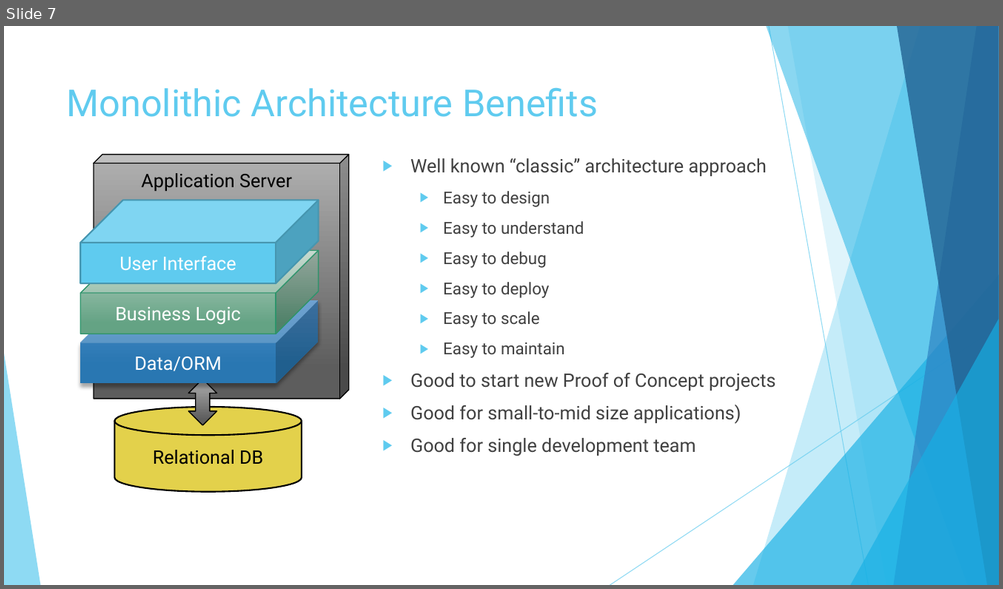
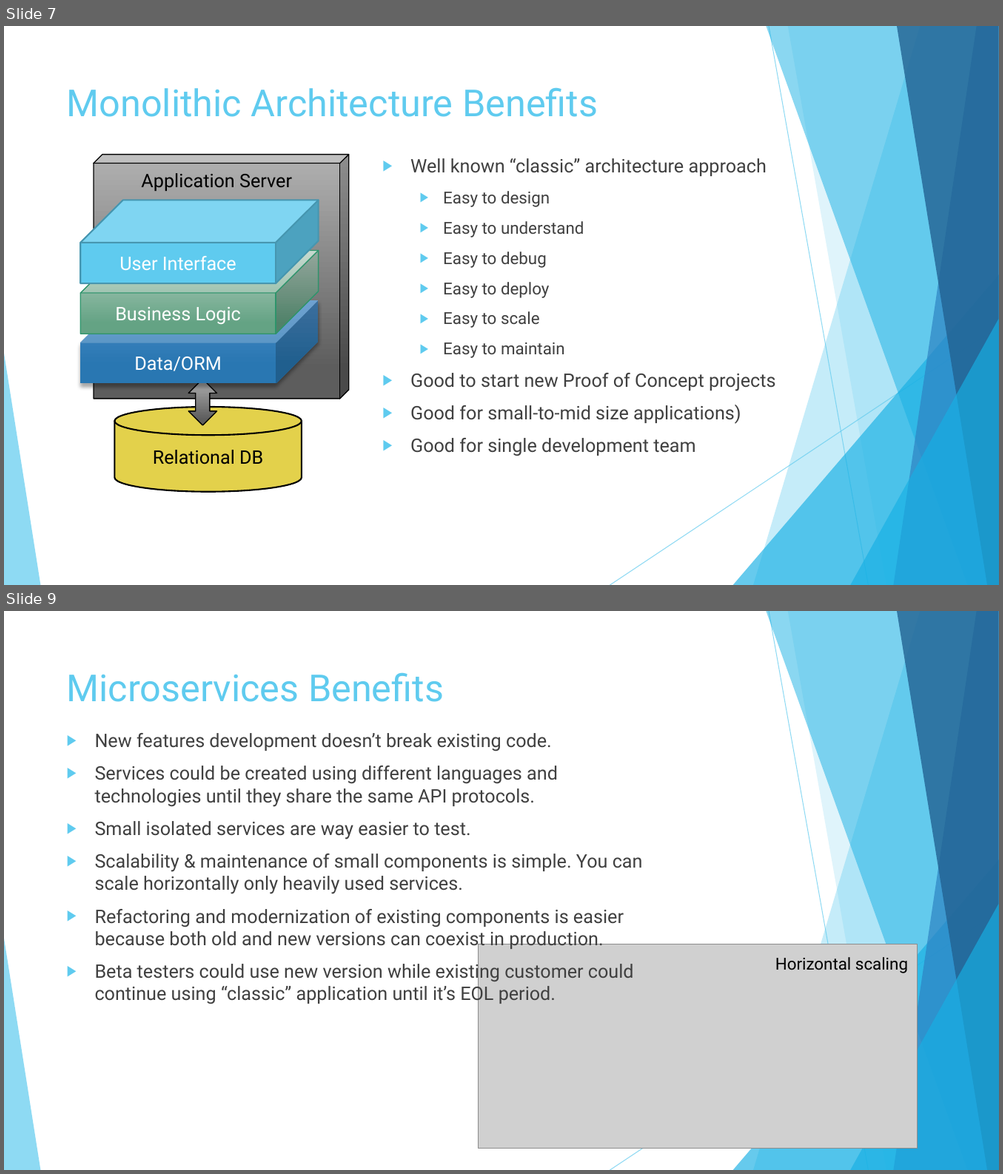
Before and after one commit to vlytsus/springboot-cloud-demo-one, a slide deck: docs/Introduction_To_Microservices_Part_1_monolith.pptx. Shown one above the other, each under a label of ours: slide 7 before the commit, slides 7 and 9 after it; the slides between them are not shown. The pictures are 1003x589 and 1003x1174 pixels, drawn with LibreOffice and Linux fonts; fonts in the diff are those of the drawing; grey boxes stand for pictures. Boxes give left, top, right and bottom in pixels: in the first picture for what was removed or moved away, otherwise in the second. Text is boxed around its words. In the diff, an @@ line names an element or a change of style, - is before the commit and + after.

Commit message:
Updated presentations. More microservices pros & cons

```diff
--- a/docs/Introduction_To_Microservices_Part_1_monolith.pptx
+++ b/docs/Introduction_To_Microservices_Part_1_monolith.pptx
@@ slide 9 added at <box>4,611,999,1170</box>, background #FFFFFF; not listed: 10 template elements that a slide beside it also shows @@
@@ title added at <box>67,672,444,702</box>, 36 pt, text #5FCBEF @@
+Microservices Benefits
@@ text added at <box>95,733,643,1005</box>, 18 pt, text #404040 @@
+▶ New features development doesn’t break existing code.
+▶ Services could be created using different languages and technologies until they share the same API protocols.
+▶ Small isolated services are way easier to test.
+▶ Scalability & maintenance of small components is simple. You can scale horizontally only heavily used services.
+▶ Refactoring and modernization of existing components is easier because both old and new versions can coexist in production.
+▶ Beta testers could use new version while existing customer could continue using “classic” application until it’s EOL period.
@@ picture added at <box>478,945,917,1148</box> @@
@@ text added at <box>775,957,908,974</box>, 16 pt, text #000000 @@
+Horizontal scaling
```
Also in this commit, not shown: 3 slides changed, 1 other file.
